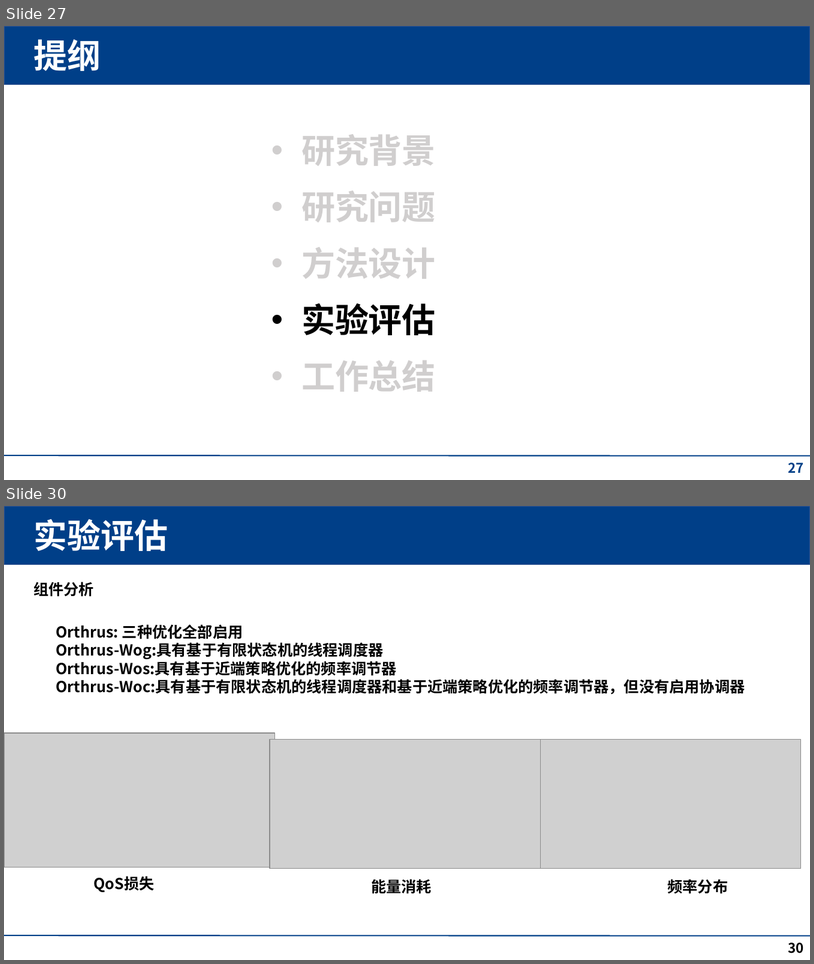
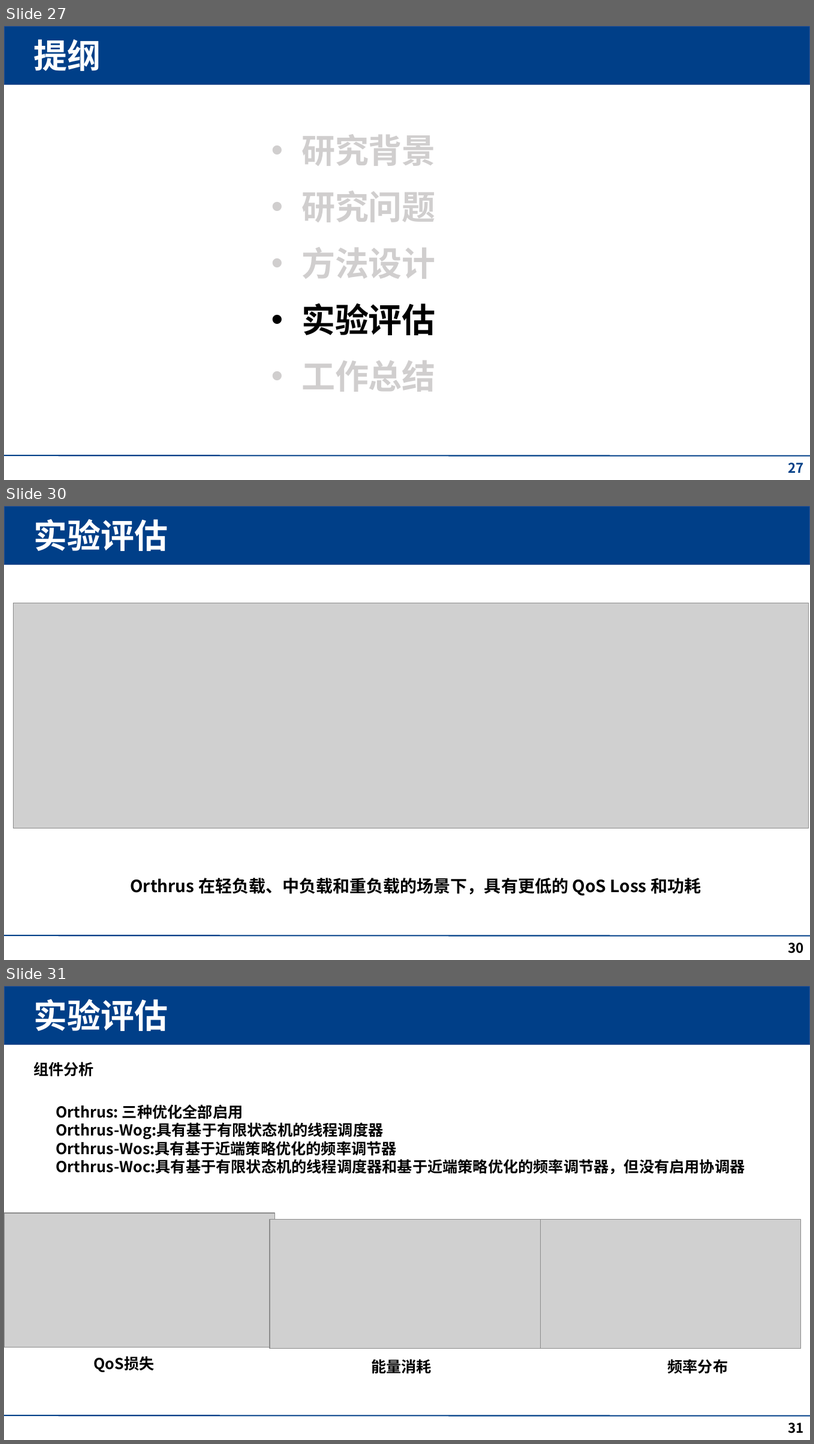
Before and after one commit to fmy-fly/Pre-ppt, a slide deck: QoS-Aware,pptx [自动保存的].pptx. Shown one above the other, each under a label of ours: slides 27 and 30 before the commit, slides 27, 30 and 31 after it; the slides between them are not shown. The pictures are 814x964 and 814x1444 pixels, drawn with LibreOffice and Linux fonts; fonts in the diff are those of the drawing; grey boxes stand for pictures; background and template pictures are left out. Boxes give left, top, right and bottom in pixels: in the first picture for what was removed or moved away, otherwise in the second. Text is boxed around its words. In the diff, an @@ line names an element or a change of style, - is before the commit and + after.

```diff
--- a/QoS-Aware,pptx [自动保存的].pptx
+++ b/QoS-Aware,pptx [自动保存的].pptx
@@ slide 30 added at (4,506,810,960), background #FFFFFF; not listed: 2 template elements that a slide beside it also shows @@
@@ title added at (33,519,168,551), 40 pt, text #FFFFFF, bold @@
+实验评估
@@ picture added at (14,603,810,828) @@
@@ text added at (130,877,701,895), 20 pt, text #000000, bold @@
+Orthrus 在轻负载、中负载和重负载的场景下，具有更低的 QoS Loss 和功耗
@@ page number added at (789,942,804,953), 16 pt, text #000000, bold @@
+30
@@ what was slide 30 is now slide 31 @@
@@ page number at (789,1422,804,1433): text changed @@
-30
+31
```
Also in this commit, not shown: 11 slides changed, 1 other slide added, 1 slide removed.
